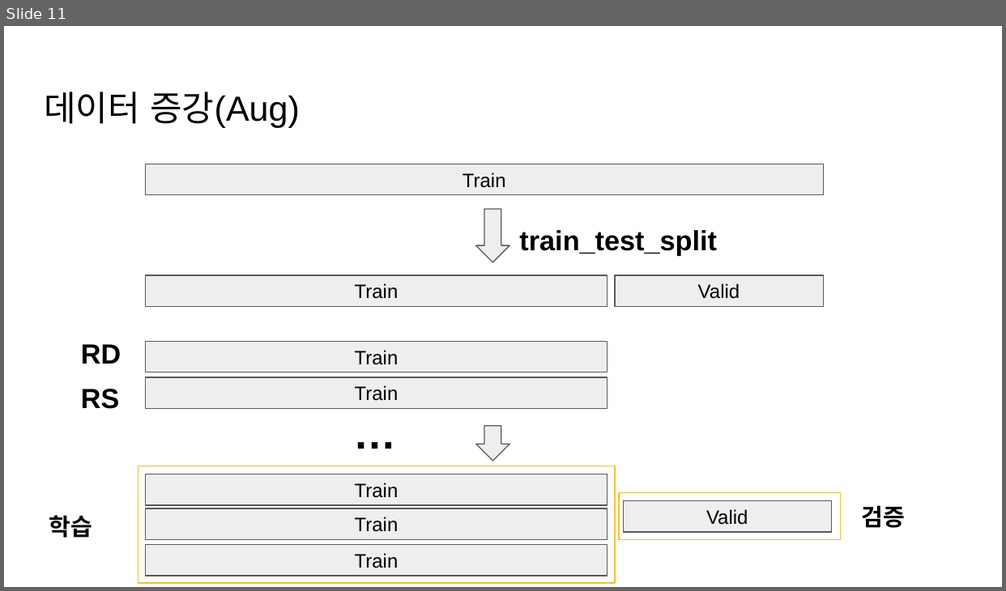
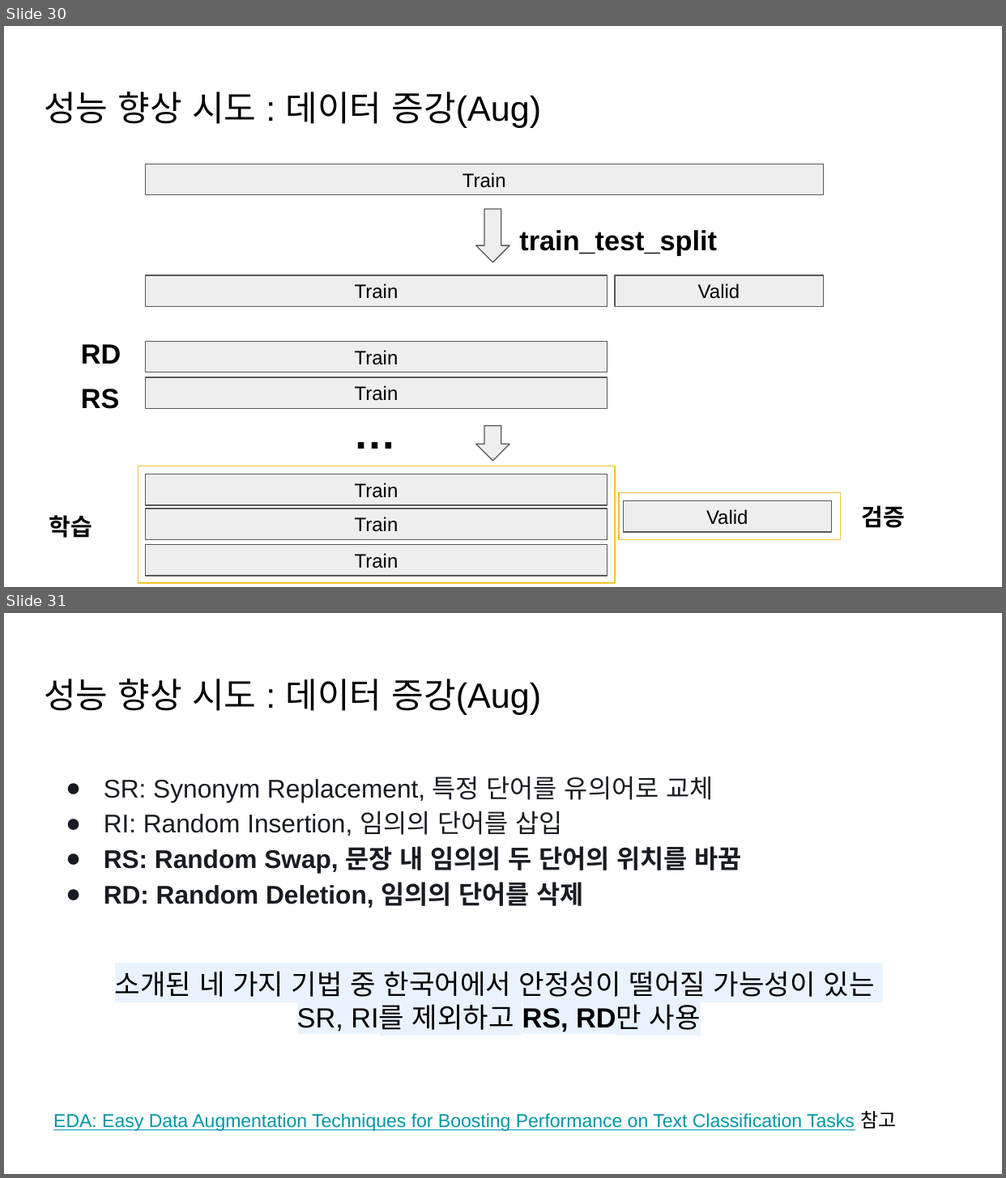
Before and after one commit to git-ThLee/AIFFEL_DLthon_NLP, a slide deck: presentation.pptx. Shown one above the other, each under a label of ours: slide 11 before the commit, slides 30 and 31 after it. The pictures are 1006x591 and 1006x1178 pixels, drawn with LibreOffice and Linux fonts; fonts in the diff are those of the drawing. Boxes give left, top, right and bottom in pixels: in the first picture for what was removed or moved away, otherwise in the second. Text is boxed around its words. In the diff, an @@ line names an element or a change of style, - is before the commit and + after.

```diff
--- a/presentation.pptx
+++ b/presentation.pptx
@@ slide 31 added at <box>4,613,1002,1174</box>, background #FFFFFF @@
@@ title added at <box>44,679,541,715</box>, 25.2 pt, text #000000 @@
+성능 향상 시도 : 데이터 증강(Aug)
@@ text added at <box>104,776,742,908</box>, 18.5 pt, text #181C22 @@
+● SR: Synonym Replacement, 특정 단어를 유의어로 교체
+● RI: Random Insertion, 임의의 단어를 삽입
+● RS: Random Swap, 문장 내 임의의 두 단어의 위치를 바꿈
+● RD: Random Deletion, 임의의 단어를 삭제
@@ text added at <box>115,971,875,1033</box>, 20 pt, text #000000 @@
+소개된 네 가지 기법 중 한국어에서 안정성이 떨어질 가능성이 있는
+SR, RI를 제외하고 RS, RD만 사용
@@ text added at <box>53,1111,896,1131</box>, 13.5 pt, text #0097A7, underline @@
+EDA: Easy Data Augmentation Techniques for Boosting Performance on Text Classification Tasks 참고
@@ what was slide 11 is now slide 30 @@
@@ slide 30 changed as well @@
@@ title at <box>44,92,541,128</box>: text changed @@
-데이터 증강(Aug)
+성능 향상 시도 : 데이터 증강(Aug)
```
Also in this commit, not shown: 10 other slides changed, 31 other slides added, 22 slides removed.
